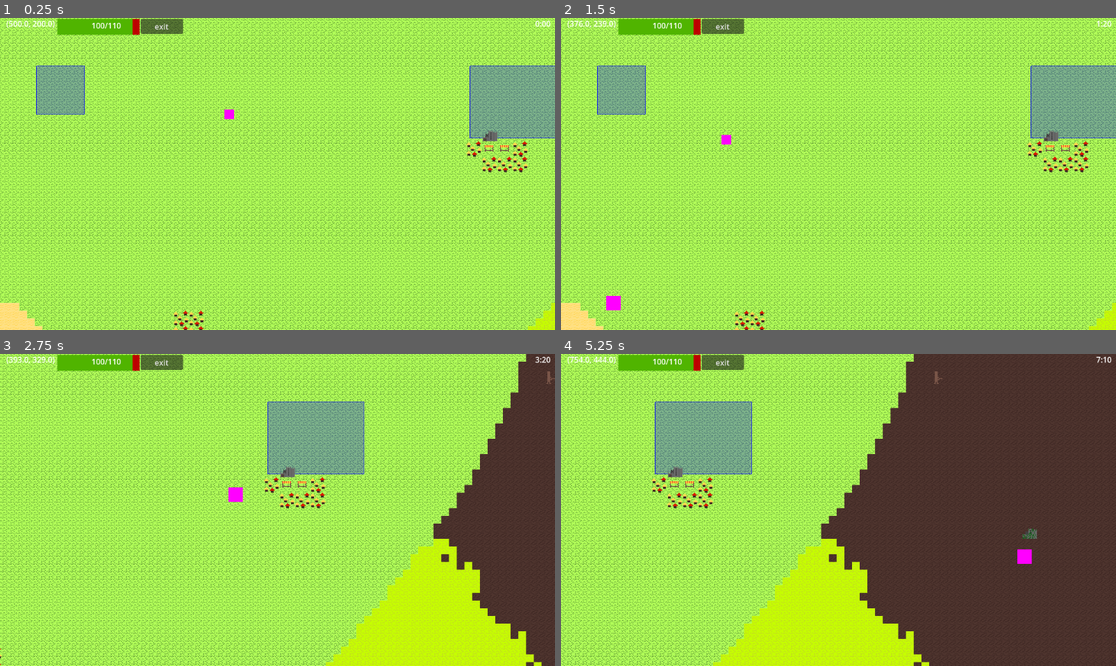
Above: before the commit, frames 1-4 (two rows, left to right).
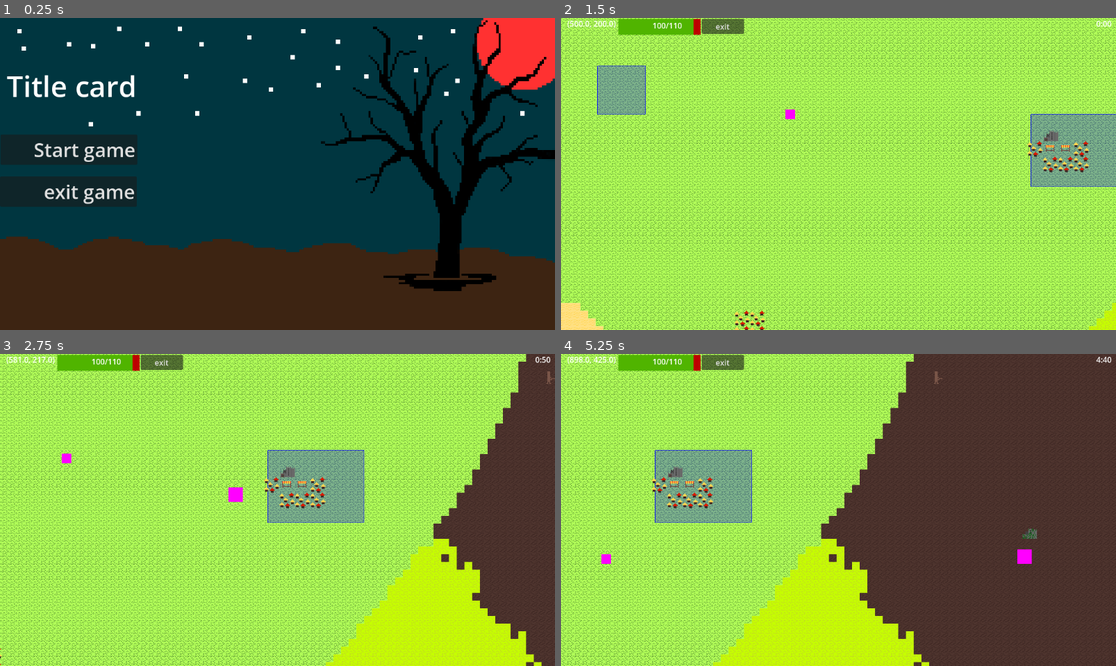
Above: after the commit, the same moments.

Repository: plasalt/map-test
Game: Godot game, scene res://scenes/main_menu.tscn
Two runs of this game, one before a commit and one after it. Both use one fixed random seed, a clock stepped at 60 frames per second and the inputs below. Before the commit the project starts from res://scenes/control.tscn.
Inputs (mouse positions are in pixels of both pictures, inside the frame that each line leads up to):
- Up to frame 1 (0.25 s): no input
- Up to frame 2 (1.5 s): click (627, 149) at 0.5 s, where only the run after the commit has a clickable "Start game"; click (610, 301) at 1.25 s, where only the run after the commit has a clickable "contiune"
- Up to frame 3 (2.75 s): move the mouse to (399, 494) at 2.02 s; hold Right (ui_right) from 2.03 s (still down); click (399, 494) at 2.17 s
- Up to frame 4 (5.25 s): move the mouse to (727, 525) at 2.77 s; release Right (ui_right) at 2.78 s; hold Down (ui_down) 2.78-3.53 s; click (727, 525) at 2.92 s; move the mouse to (894, 441) at 3.52 s; hold Right (ui_right) 3.53-4.28 s; click (894, 441) at 3.67 s; move the mouse to (810, 572) at 4.27 s; hold Up (ui_up) 4.28-5.03 s; click (810, 572) at 4.42 s; move the mouse to (1005, 556) at 5.02 s; hold Left (ui_left) from 5.03 s (still down); click (1005, 556) at 5.17 s

The runs differ from the first frame. In frame 1, 100% of the frame differs, in the area x 0-100%, y 0-100%; in frame 2, 4.9%; in frame 3, 5.4%; in frame 4, 5.4%.

Commit message:
final commit

Diff:
--- a/jsons/dialogue/WIN.json
+++ b/jsons/dialogue/WIN.json
@@ -3,13 +3,13 @@
 		"event": "reward",
 		"next": "end",
 		"rewards": {
-			"damagemod": 0,
-			"hp": 0
+			"damagemod": 0.0,
+			"hp": 0.0
 		},
-		"text": "you gained some skills: damagemod + 1, max health + 10"
+		"text": "you gained some skills: damagemod + -1, max health + 70"
 	},
 	"start": {
 		"next": "reward",
-		"text": "you lowk slimed that nuh"
+		"text": "you killed that Ruby construct"
 	}
 }
--- a/jsons/dialogue/cave.json
+++ b/jsons/dialogue/cave.json
@@ -19,12 +19,12 @@
 	"background": "res://textures/backgrounds/smallcave.png"
   },
 "ruby":{
-	"text": "looking apon the ruby cave a construct appears infront of you and its ready to charge",
+	"text": "looking apon the ruby cave a construct appears infront of you and it's ready to charge",
 	"event":"combat",
 	"enemy": {
-	  "name": "Rubyconstruct",
+	  "name": "Ruby construct",
 	  "hp": 150,
-	  "damage": 20,
+	  "damage": 10,
 	  "damagemod": -2,
 	  "png": "res://textures/enemies/rubyconstruct.png",
 	  "reward": {
--- a/jsons/dialogue/john.json
+++ b/jsons/dialogue/john.json
@@ -9,7 +9,7 @@
 	"hp": 100,
 	"damage": 5,
 	"damagemod": 1,
-	"name": "nuh",
+	"name": "gobin",
 	"png": "res://textures/enemies/gobin.png",
 	"reward": {
 			"damagemod" : 1,
--- a/jsons/dialogue/playerdeath.json
+++ b/jsons/dialogue/playerdeath.json
@@ -5,6 +5,6 @@
 	},
 	"start": {
 		"next": "oof",
-		"text": "killed by nuh"
+		"text": "killed by Rubyconstruct"
 	}
 }
--- a/jsons/dialogue/startingzone.json
+++ b/jsons/dialogue/startingzone.json
@@ -6,20 +6,20 @@
   "warning": {
 	"text": "It's a dangerous place out here. Will you be careful?",
 	"options": [
-	  {"text": "`yuh i guess", "target": "cautious_end"},
-	  {"text": "hell naw", "target": "brave_end"}
+	  {"text": "I will", "target": "cautious_end"},
+	  {"text": "This world will not scare me", "target": "brave_end"}
 	]
   },
   "cautious_end": {
-	"text": "you are a bum",
+	"text": "You are smarter than most of the adventurers around these parts.",
 	"next": "end",
 	"event": "heal",
-	"heal": 10
+	"heal": 100
   },
   "brave_end": {
-	"text": "yuh gonna die",
+	"text": "Aren't you are brave adventurer, albeit very stupid a brave one.",
 	"next": "end",
-	"event": "background",
-	"background": "res://textures/Backgrounds/testbackground.png"
+	"event": "heal",
+	"heal": 100
   }
 }
--- a/jsons/dialogue/tungtung.json
+++ /dev/null
@@ -1,17 +0,0 @@
-{
-  "start": {
-	"text": "so you've found me, this is your final stand, I am proud",
-	"next": "fight"
-  },
-
-  "fight": {
-	"enemy": {
-	  "hp": 10000,
-	  "damage": 10,
-	  "damagemod": 2,
-	  "name": "tung tung tung sahur",
-	  "png": "res://textures/enemies/tung.jpg"
-	},
-	"event": "combat"
-  }
-}
--- a/project.godot
+++ b/project.godot
@@ -11,7 +11,7 @@
 [application]
 
 config/name="map test"
-run/main_scene="uid://dcm4r84jp5glo"
+run/main_scene="uid://bhjm7g1qmymjx"
 config/features=PackedStringArray("4.7", "Forward Plus")
 config/icon="res://icon.svg"
 
--- a/scenes/combat.tscn
+++ b/scenes/combat.tscn
@@ -1,7 +1,7 @@
 [gd_scene format=3 uid="uid://i4bpeom08ftr"]
 
 [ext_resource type="Script" uid="uid://nap75v74fbpp" path="res://scripts/combat.gd" id="1_qajva"]
-[ext_resource type="Texture2D" uid="uid://dkmt7prgsnhqp" path="res://textures/enemies/gobin.png" id="2_qajva"]
+[ext_resource type="Texture2D" uid="uid://bqrlvo40gbnxf" path="res://textures/enemies/player.png" id="2_aic3r"]
 [ext_resource type="Texture2D" uid="uid://v16250vjvwx3" path="res://textures/animations/explosion.png" id="3_aic3r"]
 
 [sub_resource type="StyleBoxFlat" id="StyleBoxFlat_4lg0q"]
@@ -152,7 +152,7 @@
 [node name="Sprite2D" type="Sprite2D" parent="player" unique_id=1778417886]
 position = Vector2(336.75003, 321.75003)
 scale = Vector2(12.53125, 10.781249)
-texture = ExtResource("2_qajva")
+texture = ExtResource("2_aic3r")
 
 [node name="playerhpbar" type="ProgressBar" parent="player" unique_id=1827663111]
 offset_left = 246.0
@@ -178,10 +178,10 @@
 offset_bottom = 443.0
 
 [node name="name" type="Label" parent="player" unique_id=1218363163]
-offset_left = 318.0
-offset_top = 223.0
-offset_right = 358.0
-offset_bottom = 246.0
+offset_left = 307.0
+offset_top = 218.0
+offset_right = 347.0
+offset_bottom = 241.0
 
 [node name="enemy" type="Node2D" parent="." unique_id=1843035224]
 
@@ -228,7 +228,7 @@
 offset_top = 505.0
 offset_right = 731.0
 offset_bottom = 559.0
-text = "attack type shi"
+text = "Attack"
 
 [node name="clashmult" type="Label" parent="menu" unique_id=1413845302]
 offset_left = 589.0
--- a/scripts/combat.gd
+++ b/scripts/combat.gd
@@ -1,7 +1,7 @@
 extends Control
 
-const damageeffect = preload("res://scenes/damagepop.tscn")
-
+#constants
+const DAMAGEEFFECT = preload("res://scenes/damagepop.tscn")
 
 #scene varibles
 @onready var playerhpbar = $player/playerhpbar
@@ -24,7 +24,6 @@
 var enemyroll = 0
 var playerdamagemod = 5
 var enemydamagemod = 0
-var phase = 0
 var clashmult = 1.0
 var damage = 0
 var playerbasedamage = 5
@@ -86,7 +85,7 @@
 
 	#opens the winning dialogue file
 	#use the writable user:// path instead of res://
-	var path = get_writable_json_path("res://jsons/dialogue/WIN.json")
+	var path = "res://jsons/dialogue/WIN.json"
 	var file = FileAccess.open(path, FileAccess.READ)
 	var json_text = file.get_as_text()
 	var dialogue_data = JSON.parse_string(json_text)
@@ -123,7 +122,7 @@
 
 	#opens the winning dialogue file
 	#use the writable user:// path instead of res://
-	var path = get_writable_json_path("res://jsons/dialogue/playerdeath.json")
+	var path = "res://jsons/dialogue/playerdeath.json"
 	var file = FileAccess.open(path, FileAccess.READ)
 	var json_text = file.get_as_text()
 	var dialogue_data = JSON.parse_string(json_text)
@@ -151,7 +150,7 @@
 		return
 
 	#spawns the popup
-	var popup = damageeffect.instantiate()
+	var popup = DAMAGEEFFECT.instantiate()
 
 	#sets the popup as a child so its infomation can be editied
 	get_tree().current_scene.add_child(popup)
@@ -162,25 +161,11 @@
 	#and then applies the animation to the popup
 	popup.animate_damage_popup(amount)
 
-# Ensures the JSON has a writable copy in user:// and returns that path
-func get_writable_json_path(res_path: String) -> String:
-	var filename = res_path.get_file()
-	var user_path = "user://" + filename
-
-	if not FileAccess.file_exists(user_path):
-		if FileAccess.file_exists(res_path):
-			DirAccess.copy_absolute(res_path, user_path)
-	return user_path
-
-
 #the main combat function
 func _on_attackbutton_button_down() -> void:
 
 	#disables the button to start the combat
 	attackbutton.disabled = true
-
-	#changes the phase to 0 for debugging
-	phase = 0
 
 	#rolls a number for both the player and enemy
 	playerroll = randi_range(1,20)
@@ -193,15 +178,9 @@
 	#waits for 1 second
 	await get_tree().create_timer(1).timeout
 
-	#changes the phase to 21
-	phase = 1
-
 	#changes the roll and damage modifier to a combind total
 	playerattackroll.text = str(playerroll + playerdamagemod)
 	enemyattackroll.text = str(enemyroll + enemydamagemod)
-
-	#changes the phase to 2
-	phase = 2
 
 	#creates temp varibles for storage
 	var dif = ""
@@ -325,9 +304,6 @@
 	#updates the clash label after all the processing
 	clashlabel.text = str(clashmult)
 
-	#changes phase to 3
-	phase = 3
-
 	#checks which was the higher roller and matches the damage to the opposition, and checks and passes if the value is invaild
 	match dif:
 		"player":
@@ -340,9 +316,6 @@
 	#sets damage for next round to ensure no damage leaking
 	damage = 0
 
-	#sets phase for 4
-	phase = 4
-
 	#checks if the player or enemy died and calls its repective functions
 	if playerhp <= 0:
 		print("player dided")
--- a/scripts/control.gd
+++ b/scripts/control.gd
@@ -12,7 +12,7 @@
 @export var cords: Label
 
 #constants
-const Marker = preload("res://scenes/marker.tscn")
+const MARKER = preload("res://scenes/marker.tscn")
 
 # constats
 const ARRIVAL_THRESHOLD:  = 10
@@ -101,7 +101,7 @@
 		else:
 
 			#create a marker
-			marker = Marker.instantiate()
+			marker = MARKER.instantiate()
 
 			#add the marker as a child so the script can edit the marker values
 			add_child(marker)
--- a/scripts/dialogue_manager.gd
+++ b/scripts/dialogue_manager.gd
@@ -15,7 +15,7 @@
 var active := false
 
 #constants
-const  typing_speed := 0.025
+const  TYPING_SPEED := 0.025
 
 #start dialogue function
 func start_dialogue(dialogue_file: String, speaker_name: String):
@@ -111,7 +111,7 @@
 			text_label.text += letter
 
 			#waits the time set in the varible
-			await get_tree().create_timer(typing_speed).timeout
+			await get_tree().create_timer(TYPING_SPEED).timeout
 
 		#if istyping is false
 		else:
@@ -159,7 +159,7 @@
 	current_node_key = target
 
 	#if the current key is end
-	if current_node_key == "end":\
+	if current_node_key == "end":
 
 		#end the dialogue
 		end_dialogue()
@@ -213,16 +213,14 @@
 
 		#checks if the json can be prased propely
 		if parsed_result is Dictionary or parsed_result is Array:
-			print("json loaded")
 			return parsed_result
 
 		#ERROR if the prase doesnt work
 		else:
-			print("Error: Could not parse JSON.")
-
+				return
 	#ERROR if the file doesnt exist
 	else:
-		print("Error: File does not exist.")
+		return
 
 #ends the dialogue and changes the scene back to the main map
 func end_dialogue():
--- a/scripts/gamedata.gd
+++ b/scripts/gamedata.gd
@@ -1,6 +1,4 @@
 extends Node
-
-
 
 var playerpos = Vector2(500,200)
 var time = 0000
@@ -12,13 +10,11 @@
 var speaker_name = ""
 var portrait = null
 
-const DEFAULT_PATH = "res://data.json"
-const USER_PATH = "user://data.json"
 
 func _ready():
 	trigger_boxes = [
 	{
-		"rect": Rect2(Vector2(1000, 100), Vector2(200, 150)),
+		"rect": Rect2(Vector2(1000, 200), Vector2(200, 150)),
 		"triggered": false,
 		"last_trigger_time": 0.0,
 		"trigger_position": Vector2.ZERO,
@@ -27,7 +23,7 @@
 		"reset_distance": 200,
 		"dialoguefile": "res://jsons/dialogue/john.json",
 		"speakername": "test",
-		"Background": "res://textures/Backgrounds/Background1.png"
+		"Background": "res://textures/Backgrounds/testbackground.png"
 	},
 	{
 		"rect": Rect2(Vector2(100, 100), Vector2(100, 100)),
@@ -39,7 +35,7 @@
 		"reset_distance": 200,
 		"dialoguefile": "res://jsons/dialogue/startingzone.json",
 		"speakername": "test",
-		"Background": "res://textures/Backgrounds/Background1.png"
+		"Background": "res://textures/Backgrounds/testbackground.png"
 	},
 	{
 		"rect": Rect2(Vector2(4000, 50), Vector2(20, 20)),
@@ -71,7 +67,7 @@
 		"maxhp": 110,
 		"hp": 100,
 		"damage": 5,
-		"name": "jeb",
+		"name": "player",
 		"damagemod": 0
 	}
 	encounter = {
Binary file removed: textures/enemies/tung.jpg
Not shown, removed: textures/enemies/tung.jpg.import
